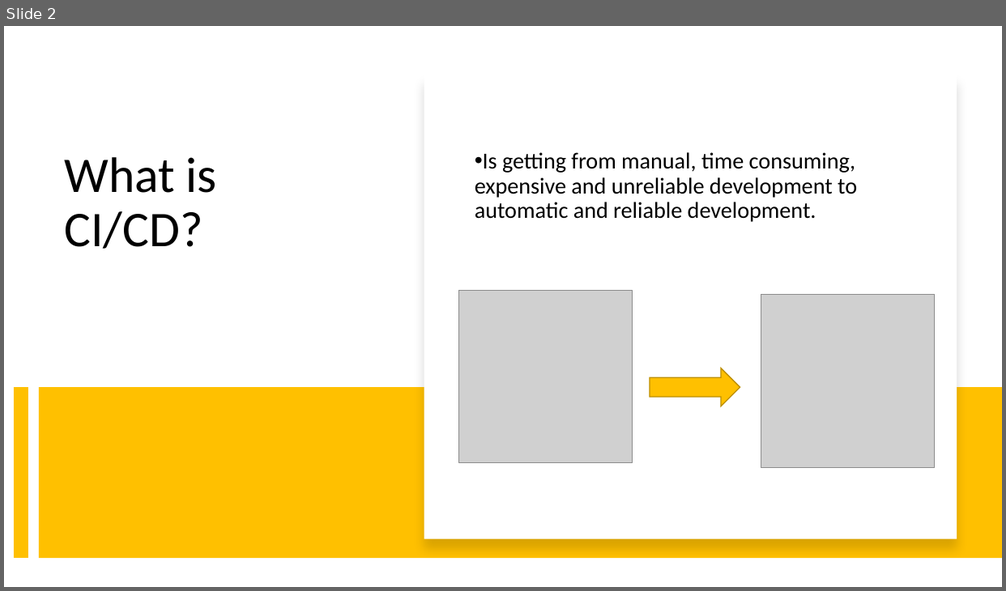
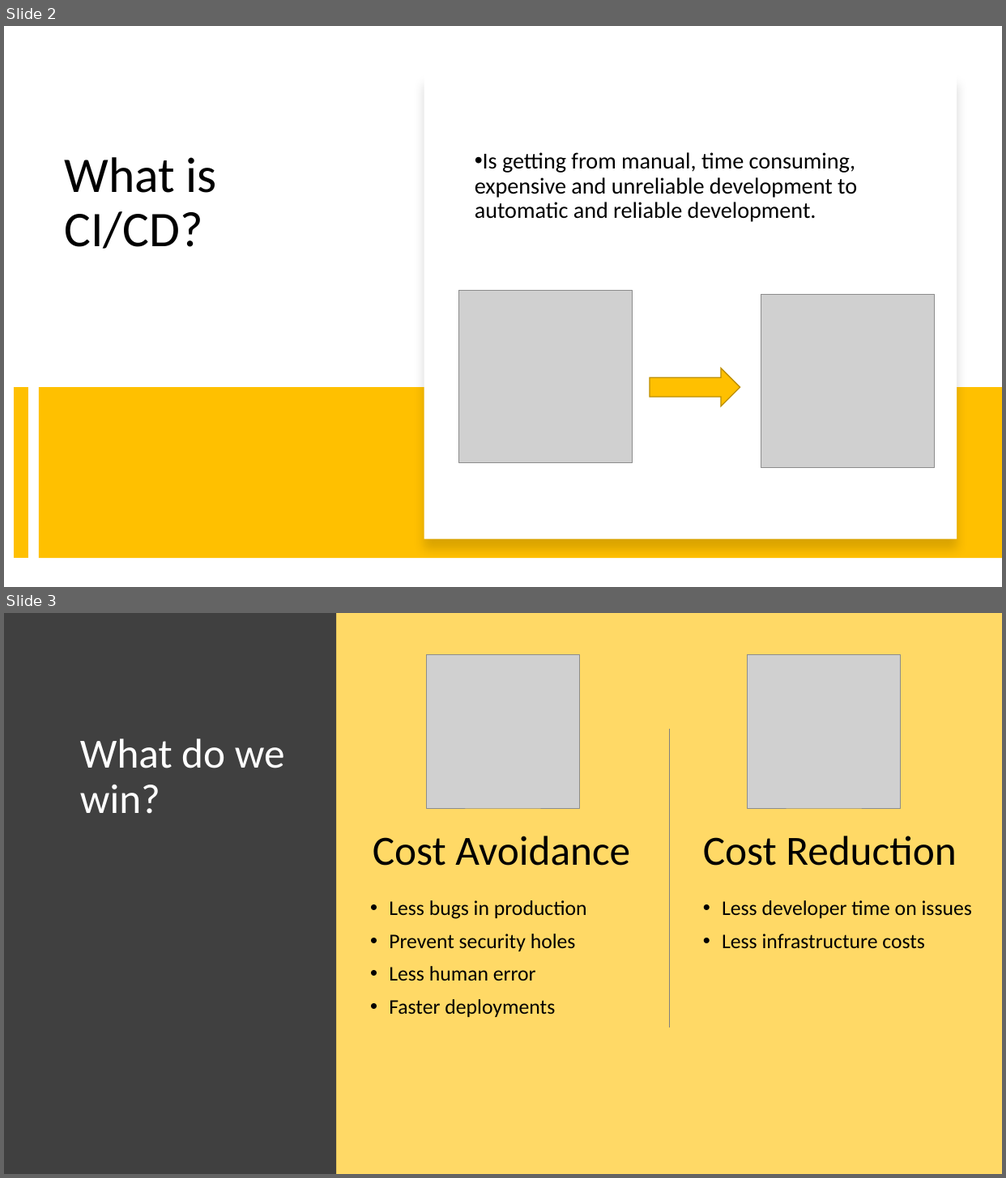
Before and after one commit to jmalovera10/CloudDevOpsProject4, a slide deck: WhyCI_CD.pptx. Shown one above the other, each under a label of ours: slide 2 before the commit, slides 2 and 3 after it. The pictures are 1006x591 and 1006x1178 pixels, drawn with LibreOffice and Linux fonts; fonts in the diff are those of the drawing; grey boxes stand for pictures. Boxes give left, top, right and bottom in pixels: in the first picture for what was removed or moved away, otherwise in the second. Text is boxed around its words. In the diff, an @@ line names an element or a change of style, - is before the commit and + after.

```diff
--- a/WhyCI_CD.pptx
+++ b/WhyCI_CD.pptx
@@ slide 3 added at (4,613,1002,1174), background #FFD966 @@
@@ rectangle added at (4,613,336,1174), fill #404040 @@
@@ picture added at (426,655,580,808) @@
@@ picture added at (748,655,901,808) @@
@@ line added from (670, 728) to (670, 1028), #808080 1 pt @@
@@ title added at (80,739,285,814), 40 pt, text #FFFFFF @@
+What do we win?
@@ text added at (373,836,630,866), 40 pt, text #000000 @@
+Cost Avoidance
@@ text added at (703,836,957,866), 40 pt, text #000000 @@
+Cost Reduction
@@ text added at (389,901,587,1017), 20 pt, text #000000 @@
+• Less bugs in production
+• Prevent security holes
+• Less human error
+• Faster deployments
@@ text added at (722,901,972,949), 20 pt, text #000000 @@
+• Less developer time on issues
+• Less infrastructure costs
```
Also in this commit, not shown: 2 other slides added, 1 slide removed, 2 other files.
